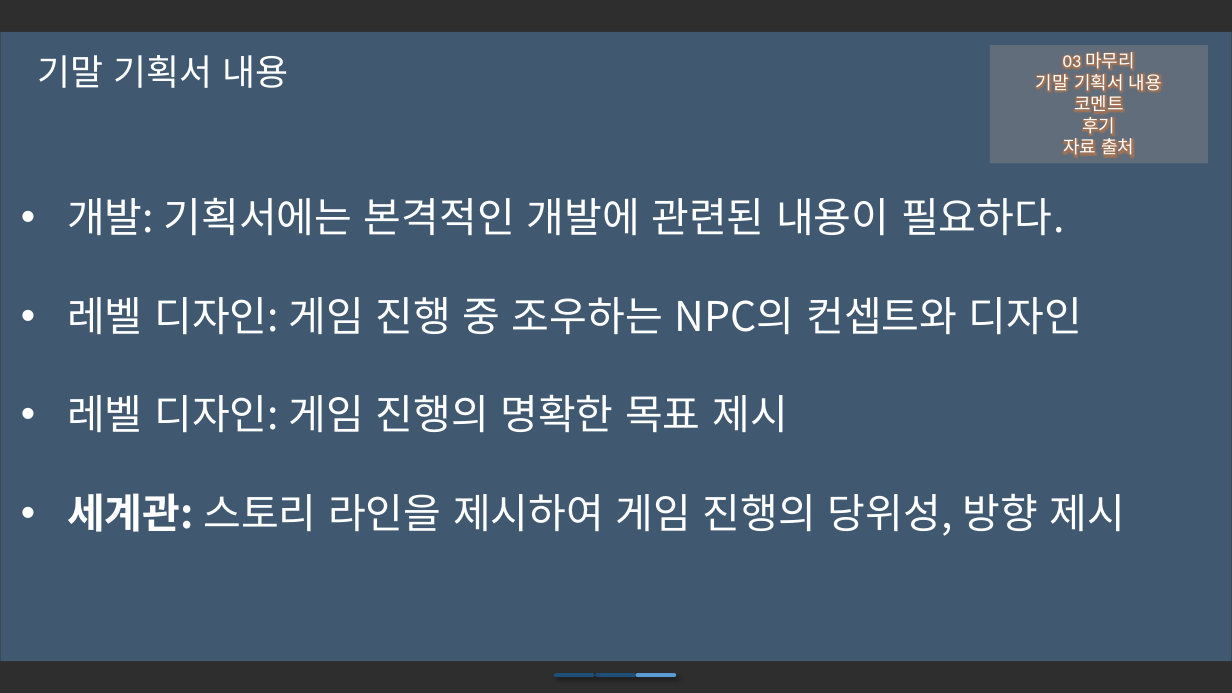
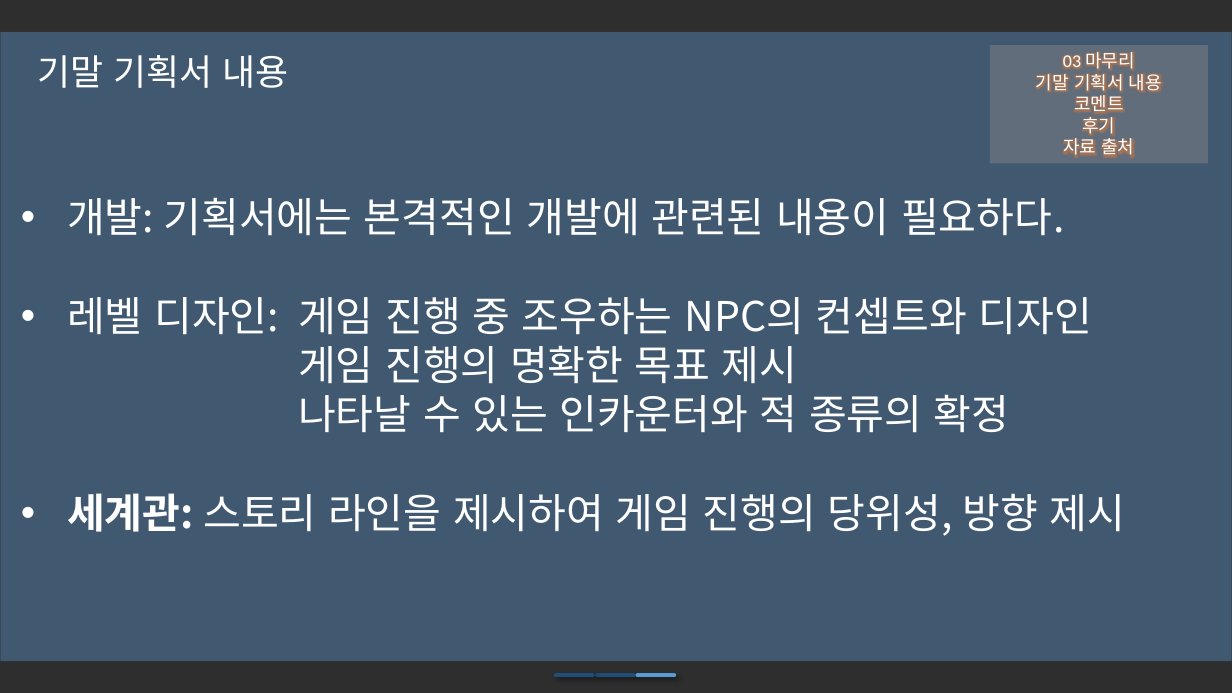
Before and after one commit to iconstudio/2017-Platformer, a slide deck: slide 15 of slides/Cosmos_20171105.pptx (slide 14 before the commit). Drawn at 1232x693 pixels with LibreOffice and Linux fonts; fonts in the diff are those of the drawing; background and template pictures are left out; a plain dark background stands for a picture behind light text. Boxes give left, top, right and bottom in pixels: in the first picture for what was removed or moved away, otherwise in the second. Text is boxed around its words. In the diff, an @@ line names an element or a change of style, - is before the commit and + after.

```diff
--- a/slides/Cosmos_20171105.pptx
+++ b/slides/Cosmos_20171105.pptx
@@ text at (67, 297, 1092, 433): text changed @@
-• 레벨 디자인: 게임 진행 중 조우하는 NPC의 컨셉트와 디자인
-• 레벨 디자인: 게임 진행의 명확한 목표 제시
+• 레벨 디자인: 게임 진행 중 조우하는 NPC의 컨셉트와 디자인
+  게임 진행의 명확한 목표 제시
+  나타날 수 있는 인카운터와 적 종류의 확정
```
Also in this commit, not shown: 4 other slides changed, 1 slide added, 1 other file.
